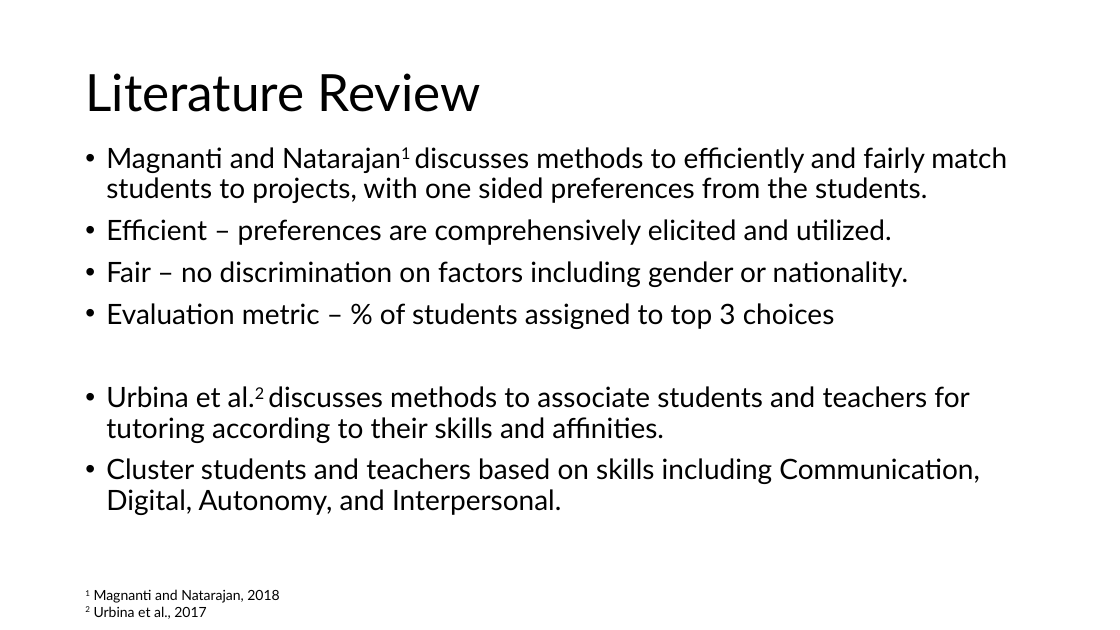
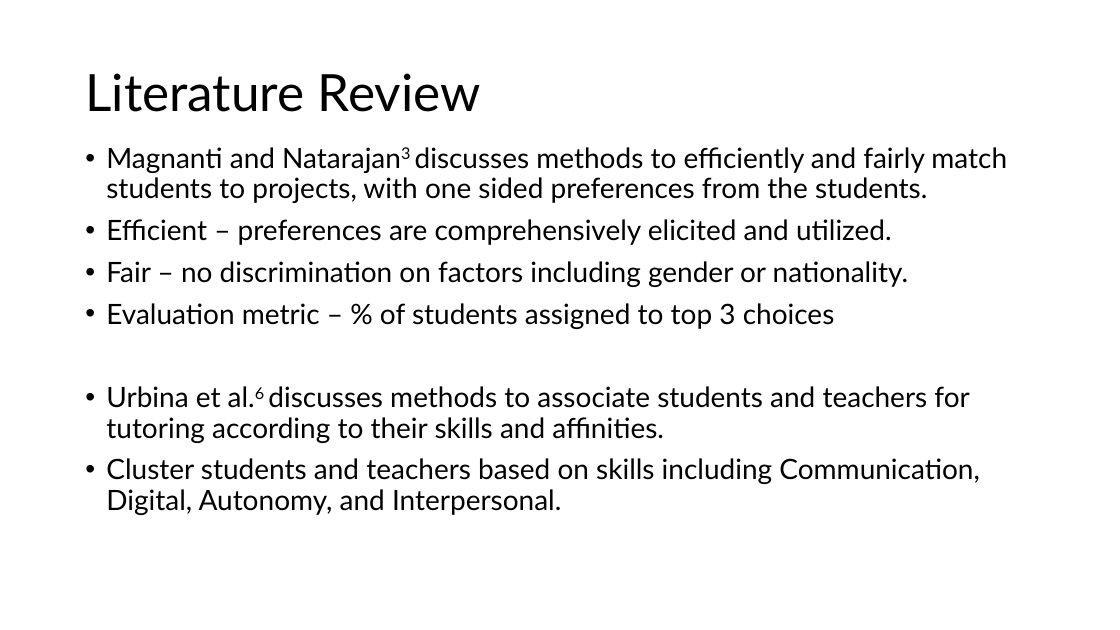
Before and after one commit to darrylteo/Technical-Test---Tutor-Student-Matching-Problem, a slide deck: slide 4 of test_presentation.pptx. Drawn at 1120x630 pixels with LibreOffice and Linux fonts; fonts in the diff are those of the drawing. Boxes give left, top, right and bottom in pixels: in the first picture for what was removed or moved away, otherwise in the second. Text is boxed around its words. In the diff, an @@ line names an element or a change of style, - is before the commit and + after.

```diff
--- a/test_presentation.pptx
+++ b/test_presentation.pptx
@@ text at [106,147,1007,203]: text changed @@
-• Magnanti and Natarajan1 discusses methods to efficiently and fairly match students to projects, with one sided preferences from the students.
+• Magnanti and Natarajan3 discusses methods to efficiently and fairly match students to projects, with one sided preferences from the students.
@@ text at [106,386,969,443]: text changed @@
-• Urbina et al.2 discusses methods to associate students and teachers for tutoring according to their skills and affinities.
+• Urbina et al.6 discusses methods to associate students and teachers for tutoring according to their skills and affinities.
@@ text removed at [85,589,279,619] @@
-1 Magnanti and Natarajan, 2018
-2 Urbina et al., 2017
```
Also in this commit, not shown: 3 other slides changed, 4 slides added, 2 slides removed, 1 other file.
